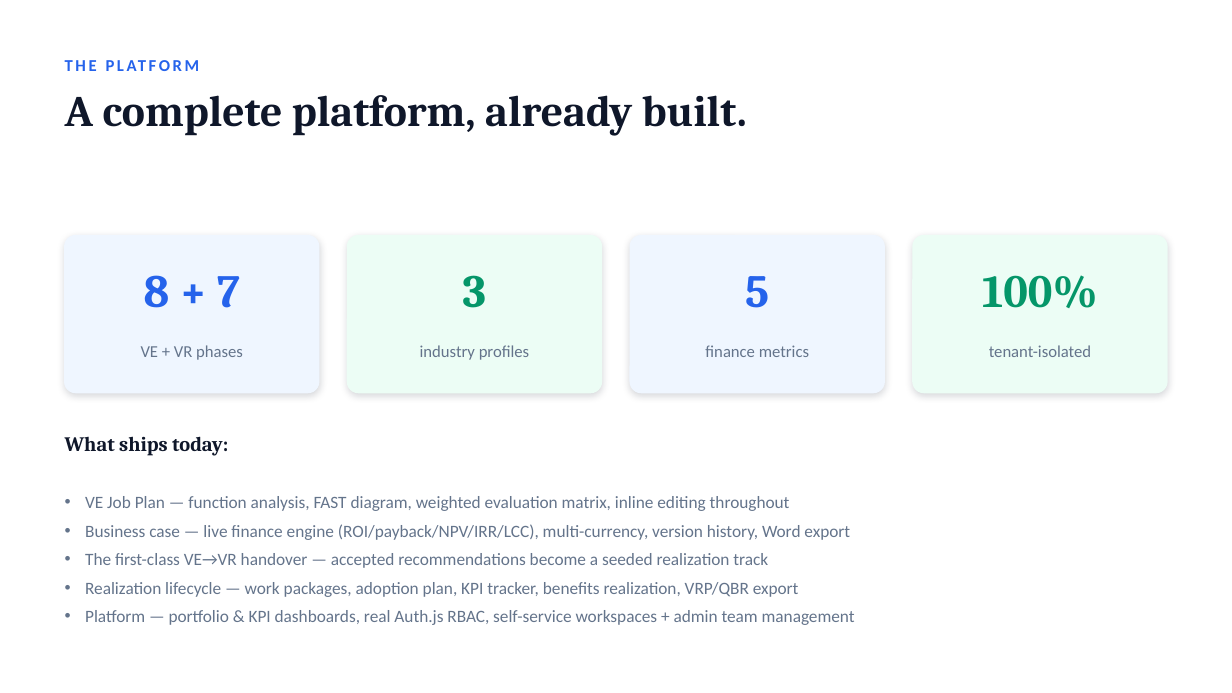
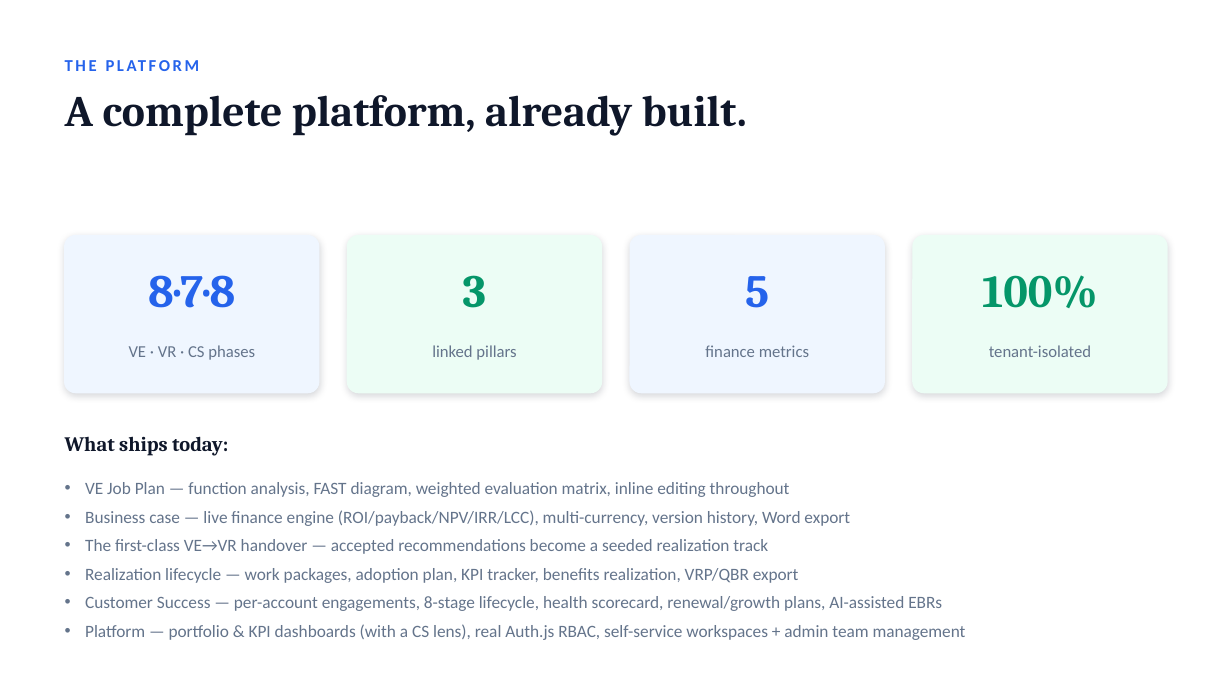
Before and after one commit to paulojorge1963/value-lifecycle-platform, a slide deck: slide 13 of demo-kit/ValueLifecycle-Solution-Overview.pptx (slide 12 before the commit). Drawn at 1232x693 pixels with LibreOffice and Linux fonts; fonts in the diff are those of the drawing. Boxes give left, top, right and bottom in pixels: in the first picture for what was removed or moved away, otherwise in the second. Text is boxed around its words. In the diff, an @@ line names an element or a change of style, - is before the commit and + after.

```diff
--- a/demo-kit/ValueLifecycle-Solution-Overview.pptx
+++ b/demo-kit/ValueLifecycle-Solution-Overview.pptx
@@ text at (148, 275, 235, 308): text changed @@
-8 + 7
+8·7·8
@@ text at (129, 345, 255, 360): text changed @@
-VE + VR phases
+VE · VR · CS phases
@@ text at (432, 345, 516, 360): text changed @@
-industry profiles
+linked pillars
@@ text at (85, 596, 966, 640): text changed @@
-• Platform — portfolio & KPI dashboards, real Auth.js RBAC, self-service workspaces + admin team management
+• Customer Success — per-account engagements, 8-stage lifecycle, health scorecard, renewal/growth plans, AI-assisted EBRs
+• Platform — portfolio & KPI dashboards (with a CS lens), real Auth.js RBAC, self-service workspaces + admin team management
```
Also in this commit, not shown: 1 other slide changed, 1 slide added, 2 other files.
